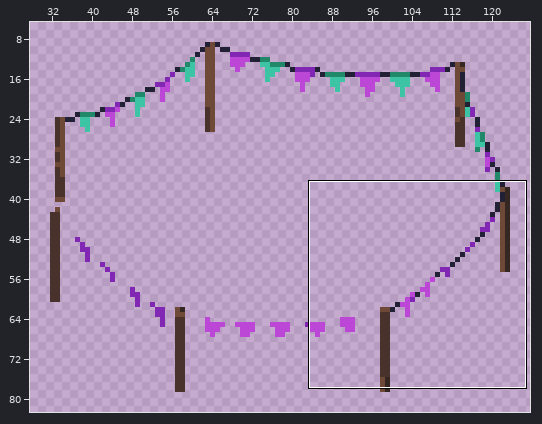
Pixel-art file: assets_src/image/decoration/unit/garland3d.ase. The first picture is a wide view before the edit; the outline marks the close-up.
Close-up. As it was:
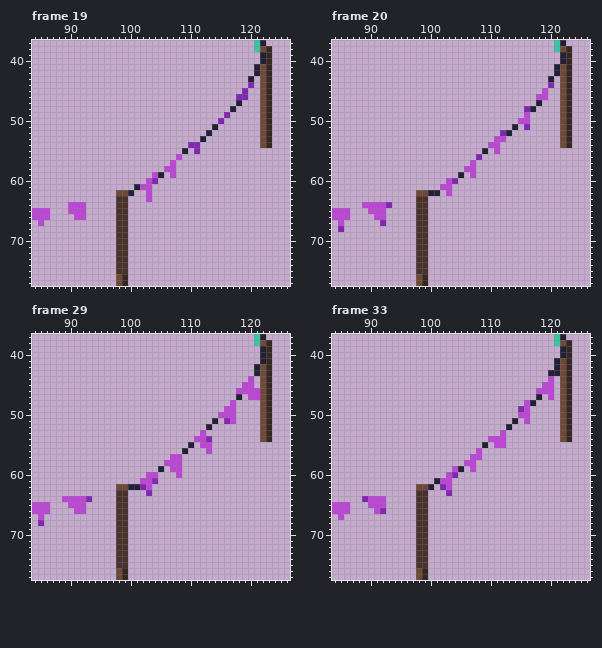
152x85 pixels, 51 frames. Shown: frame 19: x 84..126, y 37..77; frame 20: x 84..126, y 37..77; frame 29: x 84..126, y 37..77; frame 33: x 84..126, y 37..77. The wide view leaves out empty margins. The commit also changed other frames or places, which this record leaves out.
Now the later version:
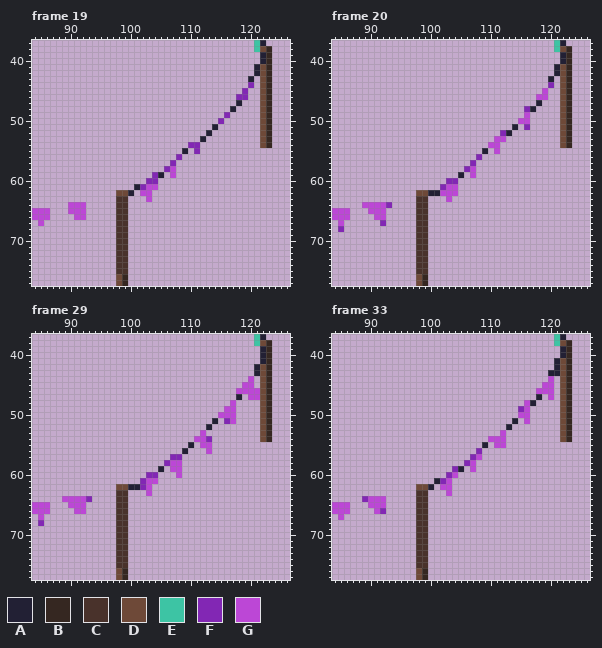
Palette (. is transparent): A #222034  B #352721  C #49322b  D #6e4938  E #3dc4a4  F #8227b4  G #bc47d6
The edit:
Frame 19, layer "rotoscoped":
y 56: x 108 G -> F
y 57: x 107 G -> F
y 58: x 106 G -> F
y 59: x 104 G -> F
y 60: x 103 G -> F
y 61: x 102 G -> F; x 104 . -> G
y 62: x 102 . -> G
Frame 20, layer "rotoscoped":
y 57: x 107 G -> F
y 58: x 106 G -> F
y 60: x 103 G -> F
y 61: x 102 G -> F; x 104 . -> G
y 62: x 102 . -> G; x 104 . -> G
y 63: x 103 . -> G
Frame 29, layer "rotoscoped":
y 57: x 107..108 GG -> FF
y 58: x 106 G -> F
y 60: x 103..104 GG -> FF
y 61: x 102 G -> F; x 104 F -> G
y 63: x 103 F -> G
Frame 33, layer "rotoscoped":
y 56: x 108 G -> F
y 57: x 107 G -> F
y 58: x 106 G -> F
y 59: x 104 G -> F
y 60: x 103..104 GF -> FG
y 61: x 102 G -> F
y 62: x 102 F -> G
y 63: x 103 F -> G
Boxes around the changes in both close-ups, in picture pixels (x1, y1, x2, y2):
changed: (140, 154, 182, 196)
changed: (440, 160, 476, 202)
changed: (140, 454, 182, 496)
changed: (440, 448, 482, 496)
